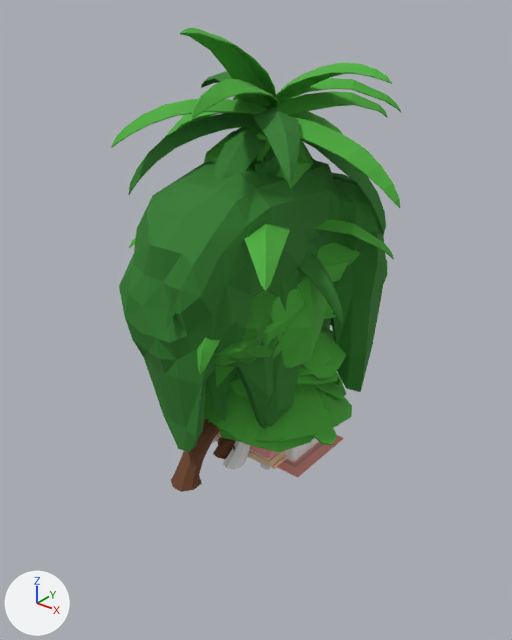
The glTF model assets/models/world.glb: old version first, new version second.
Both versions are drawn from a 50 mm camera at (9.4, -12.2, 10.7) aimed at (-0.3, -0.07, 3.18). Every picture has the same lights, and +X, +Y and +Z are marked at lower left. The first picture is the older version. Where no turn or scale is listed for an object, it has been applied to the vertices.
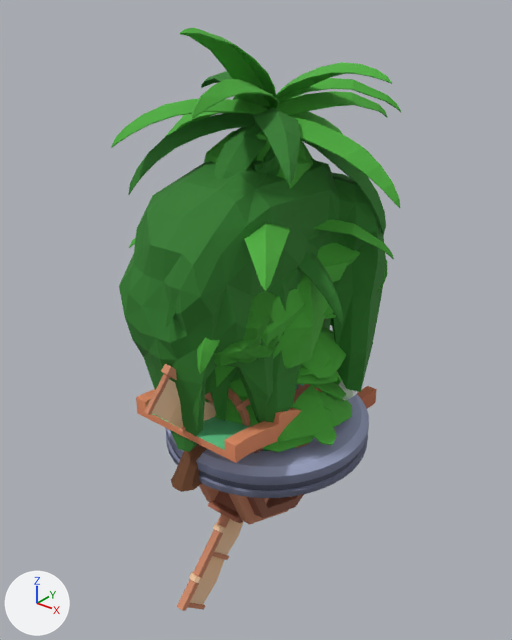
Not visible in the pictures: 'Mesh_252', 'Mesh_253', 'Mesh_262', 'Mesh_264', 'Mesh_280'.

Where the change shows, as pixel boxes (x1, y1, x2, y2) in the pictures (512 x 640 px):
'Mesh_248', added (blue)
    after: (166, 394, 369, 498)
'Mesh_289', added (brown)
    after: (144, 364, 244, 611)
'Mesh_221', added
    after: (136, 386, 377, 463)
'Mesh_287', added (brown)
    after: (199, 448, 304, 524)
'Mesh_250', added
    after: (172, 447, 363, 491)
'Mesh_236', added
    after: (228, 388, 251, 426)
'Mesh_222', added
    after: (253, 407, 301, 424)
'Mesh_229', added (mostly hidden)
    after: (337, 372, 358, 401)
'Mesh_282', added (mostly hidden)
    after: (293, 384, 309, 404)
'Mesh_284', added (mostly hidden)
    after: (297, 384, 311, 398)
'Mesh_210', added (mostly hidden)
    after: (295, 389, 321, 448)
'Mesh_279', added (mostly hidden)
    after: (301, 385, 318, 394)

Patch to the scene script:
```diff
--- a/assets/models/world.glb.py
+++ b/assets/models/world.glb.py
@@ mat_defaultmat_001 @@
+mat_defaultmat_001 = bpy.data.materials.new('_defaultMat.001')
+mat_defaultmat_001.use_nodes = True; mat_defaultmat_001.node_tree.nodes.clear()
+_N = mat_defaultmat_001.node_tree.nodes; _L = mat_defaultmat_001.node_tree.links
+n0 = _N.new('ShaderNodeBsdfPrincipled'); n0.name = 'Principled BSDF'
+n0.inputs[2].default_value = 0.85  # 'Roughness'
+n1 = _N.new('ShaderNodeOutputMaterial'); n1.name = 'Material Output'
+n2 = _N.new('ShaderNodeVertexColor'); n2.name = 'Color Attribute'
+_L.new(n0.outputs[0], n1.inputs[0])  # 'BSDF' to 'Surface'
+_L.new(n2.outputs[0], n0.inputs[0])  # 'Color' to 'Base Color'
@@ ob_mesh_289 @@
+ob_mesh_289 = bpy.data.objects.new('Mesh_289', me_mesh_289)  # 472 vertices, 684 faces; spans x -0.61..0.61, y -4.05..4.05, z -4.05..4.05
+ob_mesh_289.location = (0.0, 0.0, 0.0)
@@ ob_mesh_287 @@
+ob_mesh_287 = bpy.data.objects.new('Mesh_287', me_mesh_287)  # 352 vertices, 600 faces; spans x -1.1..1.1, y -2.34..2.34, z -2.34..2.34
+ob_mesh_287.location = (0.0, 0.0, 0.0)
@@ ob_mesh_284 @@
+ob_mesh_284 = bpy.data.objects.new('Mesh_284', me_mesh_284)  # 66 vertices, 122 faces; spans x -0.13..0.13, y -1.3..1.3, z -1.3..1.3
+ob_mesh_284.location = (1.17, 0.0, 1.3)
@@ ob_mesh_282 @@
+ob_mesh_282 = bpy.data.objects.new('Mesh_282', me_mesh_282)  # 114 vertices, 180 faces; spans x -0.13..0.13, y -1.3..1.3, z -1.3..1.3
+ob_mesh_282.location = (1.17, 0.0, 1.3)
@@ ob_mesh_280 @@
+ob_mesh_280 = bpy.data.objects.new('Mesh_280', me_mesh_280)  # 158 vertices, 286 faces; spans x -0.23..0.23, y -1.3..1.3, z -1.3..1.3
+ob_mesh_280.location = (1.07, 0.0, 1.3)
@@ ob_mesh_279 @@
+ob_mesh_279 = bpy.data.objects.new('Mesh_279', me_mesh_279)  # 98 vertices, 178 faces; spans x -0.13..0.13, y -1.3..1.3, z -1.3..1.3
+ob_mesh_279.location = (1.17, 0.0, 1.3)
@@ ob_mesh_264 @@
+ob_mesh_264 = bpy.data.objects.new('Mesh_264', me_mesh_264)  # 38 vertices, 72 faces; spans x -1.43..1.43, y -1.39..1.39, z -0.74..0.74
+ob_mesh_264.location = (0.0, 0.0, 0.74)
@@ ob_mesh_262 @@
+ob_mesh_262 = bpy.data.objects.new('Mesh_262', me_mesh_262)  # 27 vertices, 50 faces; spans x -1.41..1.41, y -1.39..1.39, z -0.74..0.74
+ob_mesh_262.location = (0.02, 0.0, 0.74)
@@ ob_mesh_258 @@
+ob_mesh_258 = bpy.data.objects.new('Mesh_258', me_mesh_258)  # 110 vertices, 200 faces; spans x -2.17..2.17, y -2.01..2.01, z -1.51..1.51
+ob_mesh_258.location = (-0.09, -0.13, 1.51)
@@ ob_mesh_253 @@
+ob_mesh_253 = bpy.data.objects.new('Mesh_253', me_mesh_253)  # 32 vertices, 54 faces; spans x -0.33..0.33, y -1.3..1.3, z -0.33..0.33
+ob_mesh_253.location = (0.97, 0.0, 0.32)
@@ ob_mesh_252 @@
+ob_mesh_252 = bpy.data.objects.new('Mesh_252', me_mesh_252)  # 50 vertices, 90 faces; spans x -0.52..0.52, y -1.3..1.3, z -0.78..0.78
+ob_mesh_252.location = (0.78, 0.0, 0.78)
@@ ob_mesh_250 @@
+ob_mesh_250 = bpy.data.objects.new('Mesh_250', me_mesh_250)  # 432 vertices, 910 faces; spans x -2.6..2.6, y -2.6..2.6, z -0.36..0.36
+ob_mesh_250.location = (0.0, 0.0, 0.36)
@@ ob_mesh_248 @@
+ob_mesh_248 = bpy.data.objects.new('Mesh_248', me_mesh_248)  # 720 vertices, 1486 faces; spans x -2.6..2.6, y -2.6..2.6, z -0.62..0.62
+ob_mesh_248.location = (0.0, 0.0, 0.62)
@@ ob_mesh_236 @@
+ob_mesh_236 = bpy.data.objects.new('Mesh_236', me_mesh_236)  # 327 vertices, 644 faces; spans x -0.84..0.84, y -1.81..1.81, z -1.12..1.12
+ob_mesh_236.location = (0.0, -0.13, 1.12)
@@ ob_mesh_229 @@
+ob_mesh_229 = bpy.data.objects.new('Mesh_229', me_mesh_229)  # 104 vertices, 170 faces; spans x -1.81..1.81, y -0.14..0.14, z -1.81..1.81
+ob_mesh_229.location = (0.0, 1.34, 2.68)
@@ ob_mesh_222 @@
+ob_mesh_222 = bpy.data.objects.new('Mesh_222', me_mesh_222)  # 186 vertices, 368 faces; spans x -1.5..1.5, y -1.5..1.5, z -0.97..0.97
+ob_mesh_222.location = (0.0, 0.0, 0.97)
@@ ob_mesh_221 @@
+ob_mesh_221 = bpy.data.objects.new('Mesh_221', me_mesh_221)  # 186 vertices, 368 faces; spans x -1.5..1.5, y -3.0..3.0, z -0.97..0.97
+ob_mesh_221.location = (0.0, 0.0, 0.97)
@@ ob_mesh_210 @@
+ob_mesh_210 = bpy.data.objects.new('Mesh_210', me_mesh_210)  # 104 vertices, 180 faces; spans x -1.5..1.5, y -1.5..1.5, z -0.98..0.98
+ob_mesh_210.location = (0.0, 0.0, 0.98)
```
